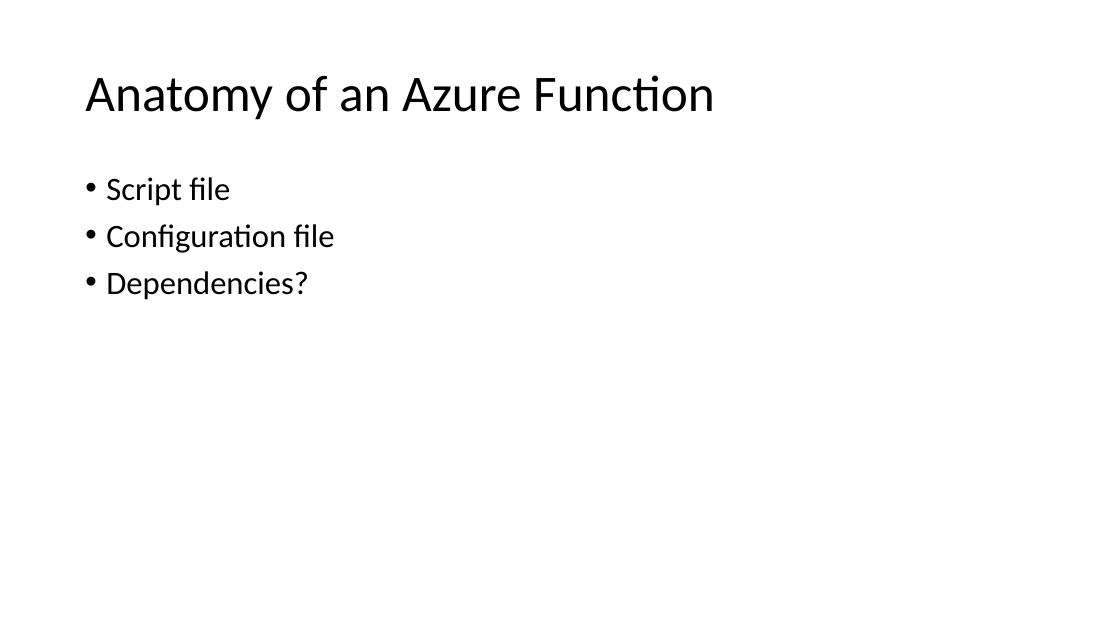
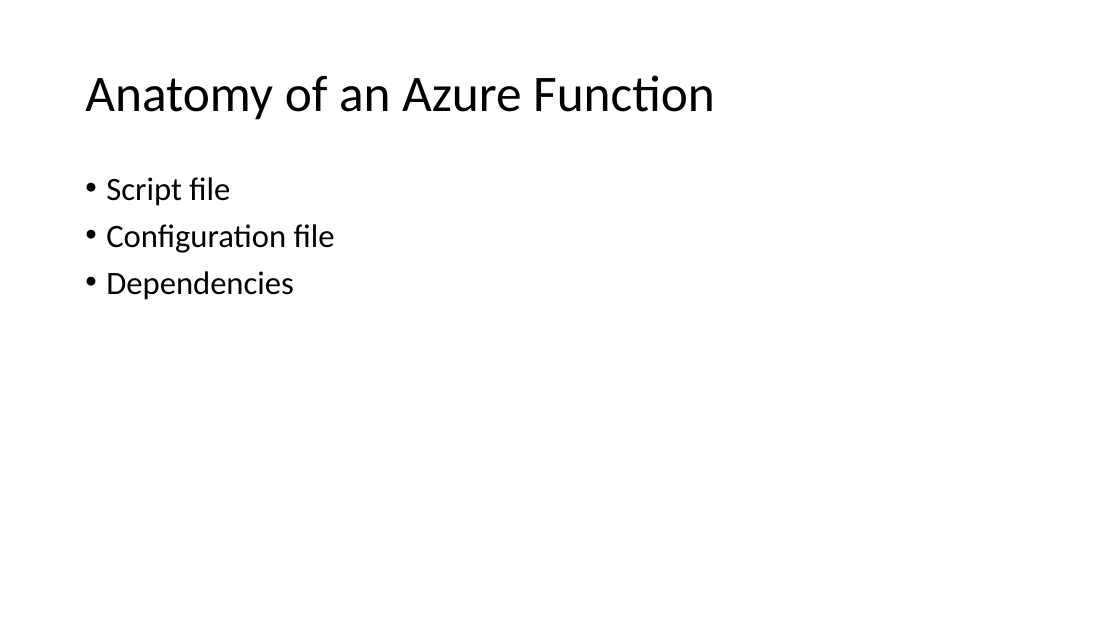
Before and after one commit to jamessdixon/Trinug.MainMeeting.March2017, a slide deck: slide 15 of Presentation/AzureFunctions.pptx (slide 12 before the commit). Drawn at 1120x630 pixels with LibreOffice and Linux fonts; fonts in the diff are those of the drawing. Boxes give left, top, right and bottom in pixels: in the first picture for what was removed or moved away, otherwise in the second. Text is boxed around its words. In the diff, an @@ line names an element or a change of style, - is before the commit and + after.

```diff
--- a/Presentation/AzureFunctions.pptx
+++ b/Presentation/AzureFunctions.pptx
@@ text at [106, 271, 294, 300]: text changed @@
-• Dependencies?
+• Dependencies
```
Also in this commit, not shown: 2 other slides changed, 4 slides added, 1 slide removed.
